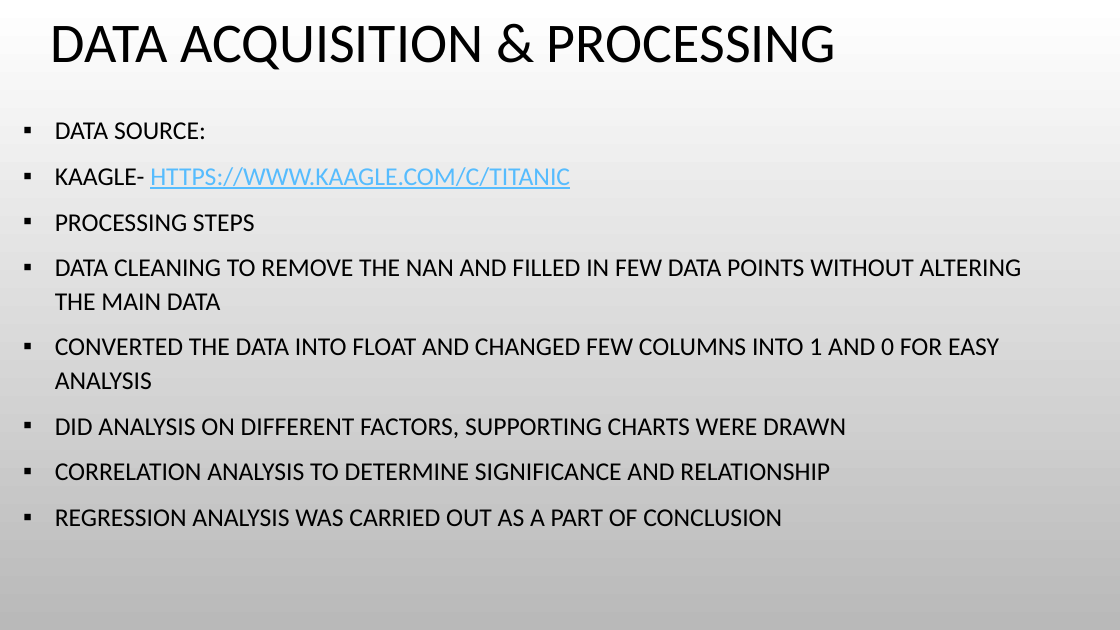
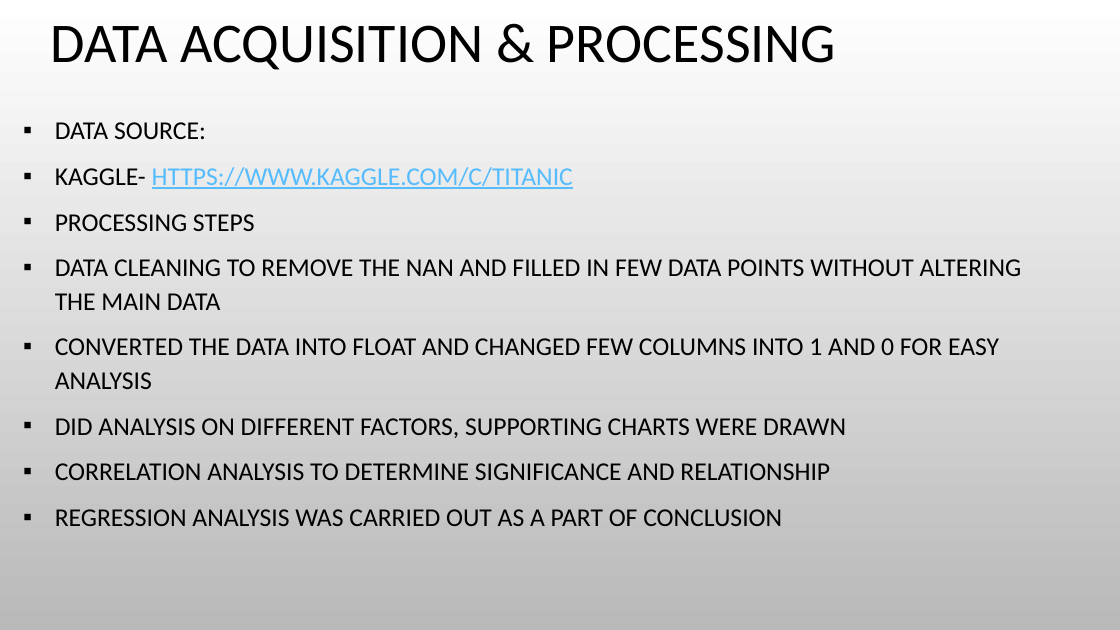
Before and after one commit to lesterstrouse/collab, a slide deck: slide 4 of PPT.pptx. Drawn at 1120x630 pixels with LibreOffice and Linux fonts; fonts in the diff are those of the drawing; background and template pictures are left out. Boxes give left, top, right and bottom in pixels: in the first picture for what was removed or moved away, otherwise in the second. Text is boxed around its words. In the diff, an @@ line names an element or a change of style, - is before the commit and + after.

```diff
--- a/PPT.pptx
+++ b/PPT.pptx
@@ subtitle at (x1=55, y1=167, x2=573, y2=189): text changed @@
-▪ KAAGLE- HTTPS://WWW.KAAGLE.COM/C/TITANIC
+▪ KAGGLE- HTTPS://WWW.KAGGLE.COM/C/TITANIC
```
Also in this commit, not shown: 3 other slides changed, 1 slide added, 4 other files.
